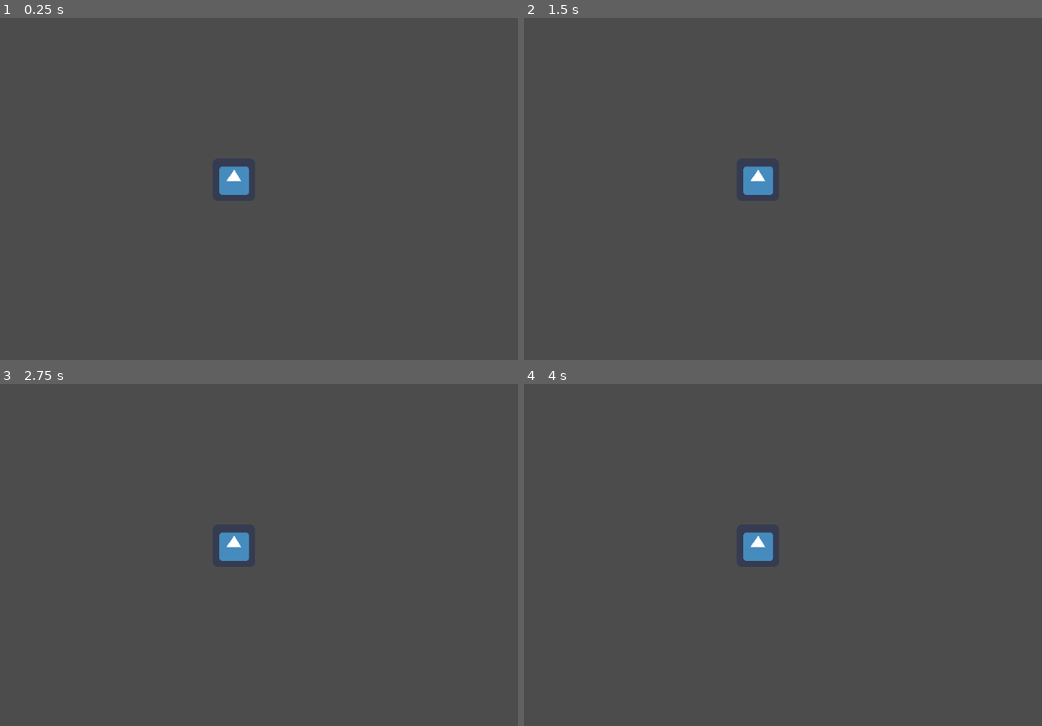
Above: before the commit, frames 1-4 (two rows, left to right).
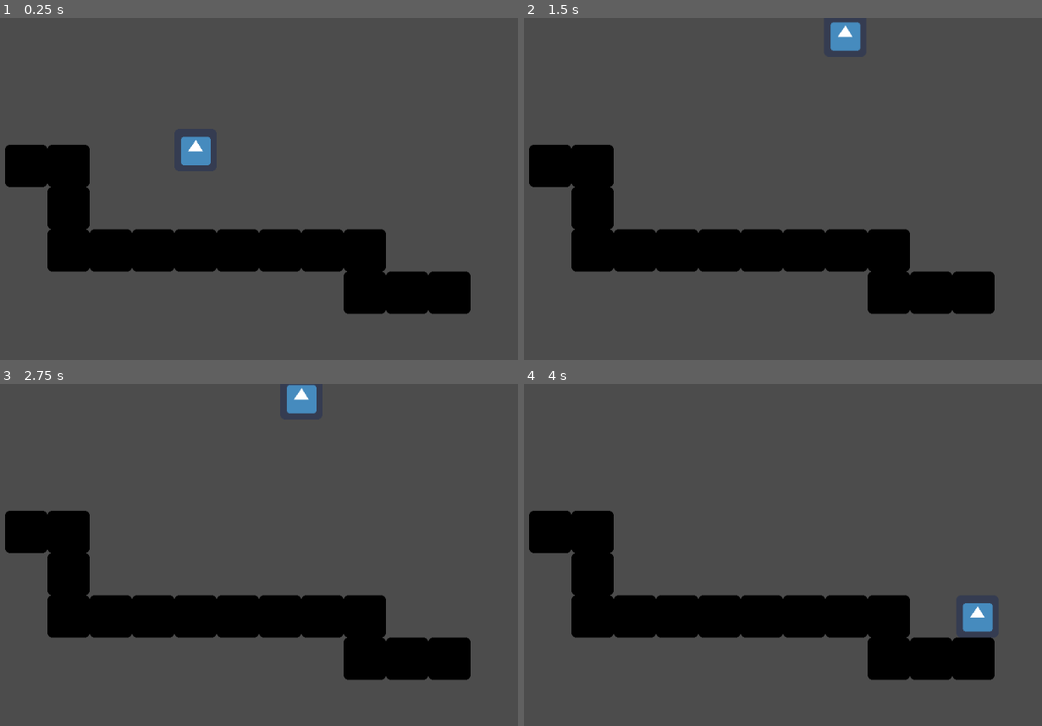
Above: after the commit, the same moments.

Repository: ThomasLalo/GameStuff
Game: Godot game, scene res://World.tscn
Same seed, same stepped clock (60 frames per second), same inputs: the game is played once before the commit and once after it. The engine's default icon, where the game draws it, is replaced by a stand-in: a white triangle on a blue panel in a dark square.
Inputs:
- Up to frame 1 (0.25 s): no input
- Up to frame 2 (1.5 s): hold Right (ui_right) from 0.53 s (still down); tap Up (ui_up) at 0.6, 0.77, 1.07, 1.35 s
- Up to frame 3 (2.75 s): tap Up (ui_up) at 1.52, 1.82, 2.1 s; release Right (ui_right) at 2.03 s; hold Left (ui_left) from 2.03 s (still down)
- Up to frame 4 (4 s): release Left (ui_left) at 2.78 s; hold Right (ui_right) from 2.78 s (still down); tap Up (ui_up) at 2.85, 3.02, 3.32, 3.6, 3.77 s

The runs differ from the first frame. In frame 1, 15% of the frame differs, in the area x 0-91%, y 34-87%; in frame 2, 15%, in the area x 0-91%, y 1-87%; in frame 3, 15%; in frame 4, 15%.

Commit message:
basics of a moving head around a simple map

Diff:
--- /dev/null
+++ b/godotFiles/KinematicBody2D.gd
@@ -0,0 +1,24 @@
+extends KinematicBody2D
+
+const UP = Vector2(0,-1)
+var motion = Vector2()
+
+func _physics_process(delta):
+	motion.y += 20
+
+	if Input.is_action_pressed("ui_right"):
+		motion.x = 200
+
+	elif Input.is_action_pressed("ui_left"):
+		motion.x = -200
+
+	else:
+		motion.x = 0
+
+	if is_on_floor():
+		if Input.is_action_just_released("ui_up"):
+			motion.y = -800
+
+	motion = move_and_slide(motion, UP)
+
+	pass
--- a/godotFiles/World.tscn
+++ b/godotFiles/World.tscn
@@ -1,11 +1,224 @@
-[gd_scene load_steps=2 format=2]
-
-[ext_resource path="res://icon.png" type="Texture" id=1]
+[gd_scene load_steps=5 format=2]
+
+[ext_resource path="res://KinematicBody2D.gd" type="Script" id=1]
+[ext_resource path="res://icon.png" type="Texture" id=2]
+
+[sub_resource type="RectangleShape2D" id=1]
+extents = Vector2( 32, 32 )
+
+[sub_resource type="RectangleShape2D" id=2]
+extents = Vector2( 32, 32 )
 
 [node name="World" type="Node"]
 
 [node name="KinematicBody2D" type="KinematicBody2D" parent="."]
+position = Vector2( 480, 160 )
+script = ExtResource( 1 )
+__meta__ = {
+"_edit_group_": true
+}
 
 [node name="Sprite" type="Sprite" parent="KinematicBody2D"]
-position = Vector2( 538, 245 )
-texture = ExtResource( 1 )
+texture = ExtResource( 2 )
+
+[node name="CollisionShape2D" type="CollisionShape2D" parent="KinematicBody2D"]
+shape = SubResource( 1 )
+
+[node name="Walls" type="Node" parent="."]
+editor/display_folded = true
+
+[node name="Wall" type="StaticBody2D" parent="Walls"]
+editor/display_folded = true
+modulate = Color( 0, 0, 0, 1 )
+position = Vector2( 480, 352 )
+__meta__ = {
+"_edit_group_": true
+}
+
+[node name="Sprite" type="Sprite" parent="Walls/Wall"]
+texture = ExtResource( 2 )
+
+[node name="CollisionShape2D" type="CollisionShape2D" parent="Walls/Wall"]
+shape = SubResource( 2 )
+
+[node name="Wall5" type="StaticBody2D" parent="Walls"]
+editor/display_folded = true
+modulate = Color( 0, 0, 0, 1 )
+position = Vector2( 416, 352 )
+__meta__ = {
+"_edit_group_": true
+}
+
+[node name="Sprite" type="Sprite" parent="Walls/Wall5"]
+texture = ExtResource( 2 )
+
+[node name="CollisionShape2D" type="CollisionShape2D" parent="Walls/Wall5"]
+shape = SubResource( 2 )
+
+[node name="Wall6" type="StaticBody2D" parent="Walls"]
+editor/display_folded = true
+modulate = Color( 0, 0, 0, 1 )
+position = Vector2( 352, 352 )
+__meta__ = {
+"_edit_group_": true
+}
+
+[node name="Sprite" type="Sprite" parent="Walls/Wall6"]
+texture = ExtResource( 2 )
+
+[node name="CollisionShape2D" type="CollisionShape2D" parent="Walls/Wall6"]
+shape = SubResource( 2 )
+
+[node name="Wall7" type="StaticBody2D" parent="Walls"]
+editor/display_folded = true
+modulate = Color( 0, 0, 0, 1 )
+position = Vector2( 288, 352 )
+__meta__ = {
+"_edit_group_": true
+}
+
+[node name="Sprite" type="Sprite" parent="Walls/Wall7"]
+texture = ExtResource( 2 )
+
+[node name="CollisionShape2D" type="CollisionShape2D" parent="Walls/Wall7"]
+shape = SubResource( 2 )
+
+[node name="Wall8" type="StaticBody2D" parent="Walls"]
+editor/display_folded = true
+modulate = Color( 0, 0, 0, 1 )
+position = Vector2( 288, 288 )
+__meta__ = {
+"_edit_group_": true
+}
+
+[node name="Sprite" type="Sprite" parent="Walls/Wall8"]
+texture = ExtResource( 2 )
+
+[node name="CollisionShape2D" type="CollisionShape2D" parent="Walls/Wall8"]
+shape = SubResource( 2 )
+
+[node name="Wall9" type="StaticBody2D" parent="Walls"]
+editor/display_folded = true
+modulate = Color( 0, 0, 0, 1 )
+position = Vector2( 288, 224 )
+__meta__ = {
+"_edit_group_": true
+}
+
+[node name="Sprite" type="Sprite" parent="Walls/Wall9"]
+texture = ExtResource( 2 )
+
+[node name="CollisionShape2D" type="CollisionShape2D" parent="Walls/Wall9"]
+shape = SubResource( 2 )
+
+[node name="Wall10" type="StaticBody2D" parent="Walls"]
+editor/display_folded = true
+modulate = Color( 0, 0, 0, 1 )
+position = Vector2( 224, 224 )
+__meta__ = {
+"_edit_group_": true
+}
+
+[node name="Sprite" type="Sprite" parent="Walls/Wall10"]
+texture = ExtResource( 2 )
+
+[node name="CollisionShape2D" type="CollisionShape2D" parent="Walls/Wall10"]
+shape = SubResource( 2 )
+
+[node name="Wall2" type="StaticBody2D" parent="Walls"]
+editor/display_folded = true
+modulate = Color( 0, 0, 0, 1 )
+position = Vector2( 544, 352 )
+__meta__ = {
+"_edit_group_": true
+}
+
+[node name="Sprite" type="Sprite" parent="Walls/Wall2"]
+texture = ExtResource( 2 )
+
+[node name="CollisionShape2D" type="CollisionShape2D" parent="Walls/Wall2"]
+shape = SubResource( 2 )
+
+[node name="Wall3" type="StaticBody2D" parent="Walls"]
+editor/display_folded = true
+modulate = Color( 0, 0, 0, 1 )
+position = Vector2( 608, 352 )
+__meta__ = {
+"_edit_group_": true
+}
+
+[node name="Sprite" type="Sprite" parent="Walls/Wall3"]
+texture = ExtResource( 2 )
+
+[node name="CollisionShape2D" type="CollisionShape2D" parent="Walls/Wall3"]
+shape = SubResource( 2 )
+
+[node name="Wall4" type="StaticBody2D" parent="Walls"]
+editor/display_folded = true
+modulate = Color( 0, 0, 0, 1 )
+position = Vector2( 672, 352 )
+__meta__ = {
+"_edit_group_": true
+}
+
+[node name="Sprite" type="Sprite" parent="Walls/Wall4"]
+texture = ExtResource( 2 )
+
+[node name="CollisionShape2D" type="CollisionShape2D" parent="Walls/Wall4"]
+shape = SubResource( 2 )
+
+[node name="Wall11" type="StaticBody2D" parent="Walls"]
+editor/display_folded = true
+modulate = Color( 0, 0, 0, 1 )
+position = Vector2( 736, 352 )
+__meta__ = {
+"_edit_group_": true
+}
+
+[node name="Sprite" type="Sprite" parent="Walls/Wall11"]
+texture = ExtResource( 2 )
+
+[node name="CollisionShape2D" type="CollisionShape2D" parent="Walls/Wall11"]
+shape = SubResource( 2 )
+
+[node name="Wall12" type="StaticBody2D" parent="Walls"]
+editor/display_folded = true
+modulate = Color( 0, 0, 0, 1 )
+position = Vector2( 736, 416 )
+__meta__ = {
+"_edit_group_": true
+}
+
+[node name="Sprite" type="Sprite" parent="Walls/Wall12"]
+texture = ExtResource( 2 )
+
+[node name="CollisionShape2D" type="CollisionShape2D" parent="Walls/Wall12"]
+shape = SubResource( 2 )
+
+[node name="Wall13" type="StaticBody2D" parent="Walls"]
+editor/display_folded = true
+modulate = Color( 0, 0, 0, 1 )
+position = Vector2( 800, 416 )
+__meta__ = {
+"_edit_group_": true
+}
+
+[node name="Sprite" type="Sprite" parent="Walls/Wall13"]
+texture = ExtResource( 2 )
+
+[node name="CollisionShape2D" type="CollisionShape2D" parent="Walls/Wall13"]
+shape = SubResource( 2 )
+
+[node name="Wall14" type="StaticBody2D" parent="Walls"]
+editor/display_folded = true
+modulate = Color( 0, 0, 0, 1 )
+position = Vector2( 864, 416 )
+__meta__ = {
+"_edit_group_": true
+}
+
+[node name="Sprite" type="Sprite" parent="Walls/Wall14"]
+texture = ExtResource( 2 )
+
+[node name="CollisionShape2D" type="CollisionShape2D" parent="Walls/Wall14"]
+shape = SubResource( 2 )
